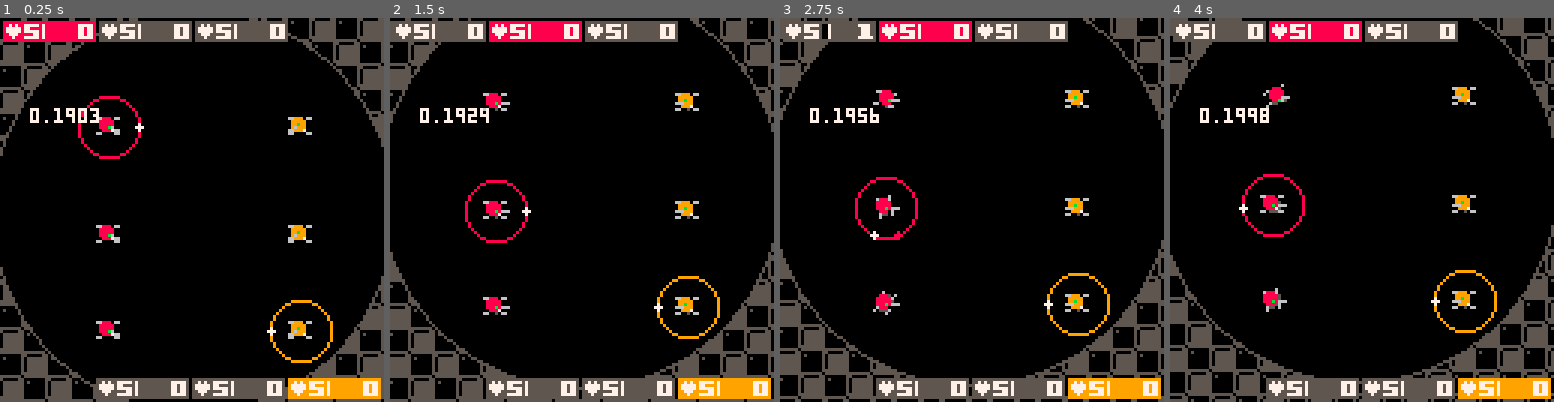
Above: before the commit, frames 1-4 (left to right).
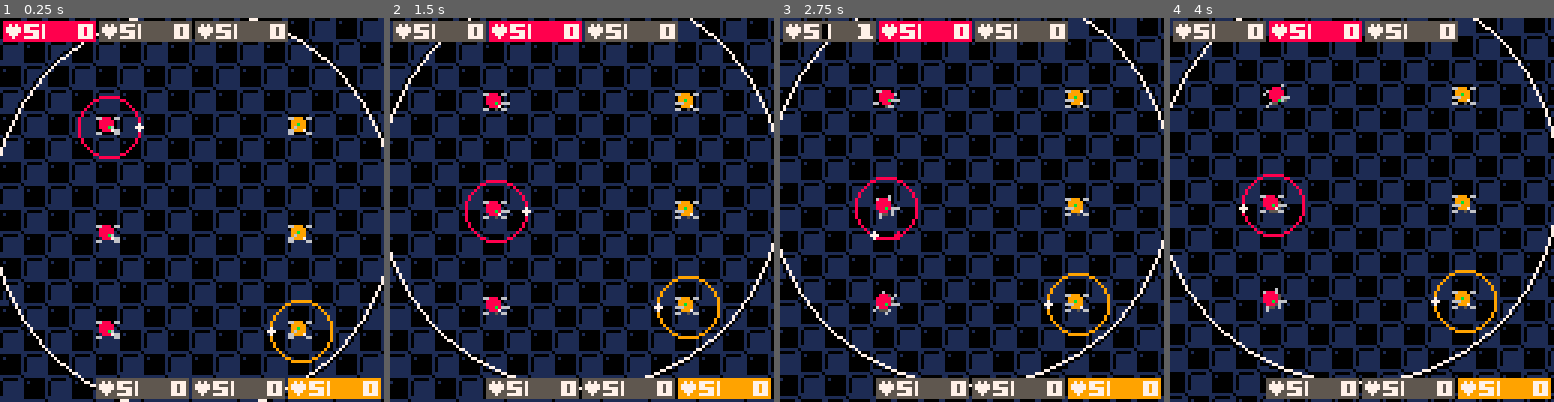
Above: after the commit, the same moments.

Repository: catnipped/pico1
Game: PICO-8 cartridge pico1.p8
Same seed, same stepped clock (60 frames per second), same inputs: the game is played once before the commit and once after it.
Inputs:
- Up to frame 1 (0.25 s): no input
- Up to frame 2 (1.5 s): tap X (X key) at 0.33, 1.07 s; tap O (Z key) at 0.7 s
- Up to frame 3 (2.75 s): hold Right 1.6-2.1 s; tap O (Z key) at 1.7, 2.1, 2.5 s; tap X (X key) at 1.85 s; hold Up 2.15-2.42 s; hold Right from 2.47 s (still down)
- Up to frame 4 (4 s): tap O (Z key) at 2.9, 3.3, 3.7 s; tap X (X key) at 2.97 s; release Right at 3.03 s; hold Left 3.08-3.58 s; hold Down 3.63-3.97 s

The runs differ from the first frame. In frame 1, 50% of the frame differs, in the area x 0-100%, y 0-100%; in frame 2, 49%; in frame 3, 49%; in frame 4, 49%.

Commit message:
slight changes to background

Diff:
--- a/pico1.p8
+++ b/pico1.p8
@@ -29,7 +29,7 @@
 p2.y = 0
 p2.car = 1
 
-function carspawn (nr,plr) --car functions
+function carspawn (nr,plr) --car array
   car[nr] = {}
   car[nr].x = (plr.nr-1)*64+36
   car[nr].y = 0
@@ -522,11 +522,10 @@
 
 function _draw()
   cls()
-
+  circfill(center.x,center.y,arena,0)
   map(0,0,-32,-32,24,24)
-  circfill(center.x,center.y,arena,0)
-
-  circ(center.x,center.y,arena,5)
+
+  circ(center.x,center.y,arena+1,0)
   for x=1,6 do
     tracks(car[x])
   end
@@ -536,7 +535,7 @@
       death_anim(car[x])
     end
   end
-
+  circ(center.x,center.y,arena,7)
   camera(cam.x,cam.y)
   for x = 1,3 do
    ui(cam.x+1,cam.y+1,car[x],p1)
@@ -544,20 +543,20 @@
   for x = 4,6 do
    ui(cam.x,cam.y+120,car[x],p2)
   end
-  print(stat(1),cam.x+10,cam.y+30)
+  --print(stat(1),cam.x+10,cam.y+30)
 
 
 end
 
 __gfx__
-00000000500000550000000555555555555555555555555500000000000000000000000000000000060000000000600000000600060000600600006006060000
-00000000055555550500000555555555555555555555555566000066660000666600006606600000006000006000060006000600060000600600006050000050
-00000000055555550000000555555555555555555005555500700700007007000070070000070066000700600600700006007000007007000070070000700700
-00000000055555550000000555555555555555555555555500077000000770000007700000077700000777060077700000777000000770000007700060077056
-00000000055555550000000555555555555555555555555500077000000770000007700000777000607770000007770000077700000770000007700005077000
-00000000055555550000000555555555555555555550055500700700007007000070070066007000060070000007006000070060007007000070070000700706
-00000000555555550000000555555555555500555555555566000066660000666600006600000660000006000060000600600060060000600600006050000000
-00000000555555555555555055555555055555555555555500000000000000000000000000000000000000600006000000600000060000600600006006005060
+00000000100000110000000155555555555555555555555500000000000000000000000000000000060000000000600000000600060000600600006006060000
+00000000011111110100000155555555555555555555555566000066660000666600006606600000006000006000060006000600060000600600006050000050
+00000000011111110000000155555555555555555005555500700700007007000070070000070066000700600600700006007000007007000070070000700700
+00000000011111110000000155555555555555555555555500077000000770000007700000077700000777060077700000777000000770000007700060077056
+00000000011111110000000155555555555555555555555500077000000770000007700000777000607770000007770000077700000770000007700005077000
+00000000011111110000000155555555555555555550055500700700007007000070070066007000060070000007006000070060007007000070070000700706
+00000000111111110000000155555555555500555555555566000066660000666600006600000660000006000060000600600060060000600600006050000000
+00000000111111111111111055555555055555555555555500000000000000000000000000000000000000600006000000600000060000600600006006005060
 50005000000000000000000000000000000000000000000000000000000000000000000000000000000000000000000000000000000000000000000000000000
 05000500000000000000000000000000000000000000000000000000000000000000000000000000000000000000000000000000000000000000000000000000
 00500050000000000000000000000000000000000000000000000000000000000000000000000000000000000000000000000000000000000000000000000000
